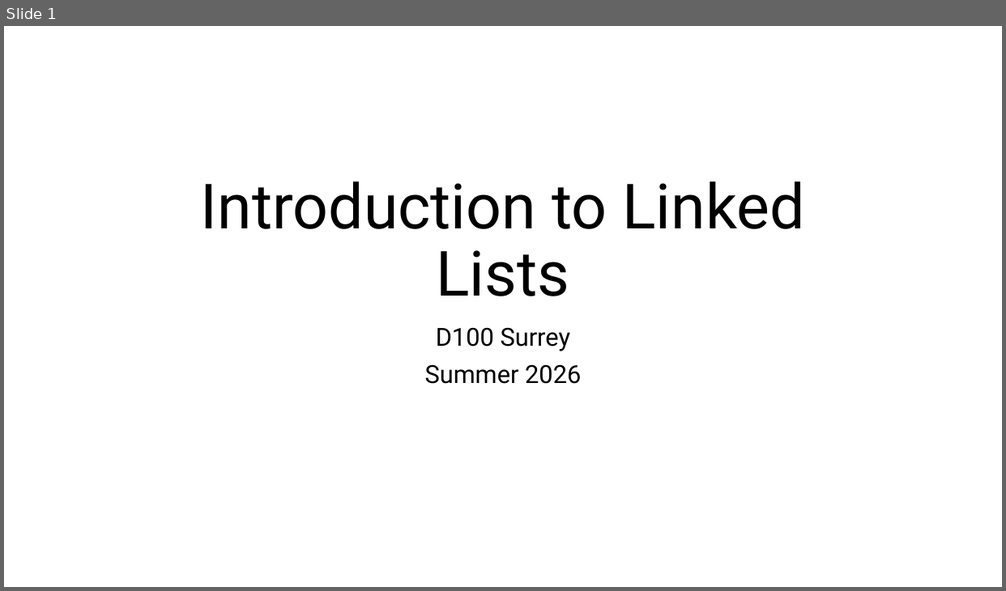
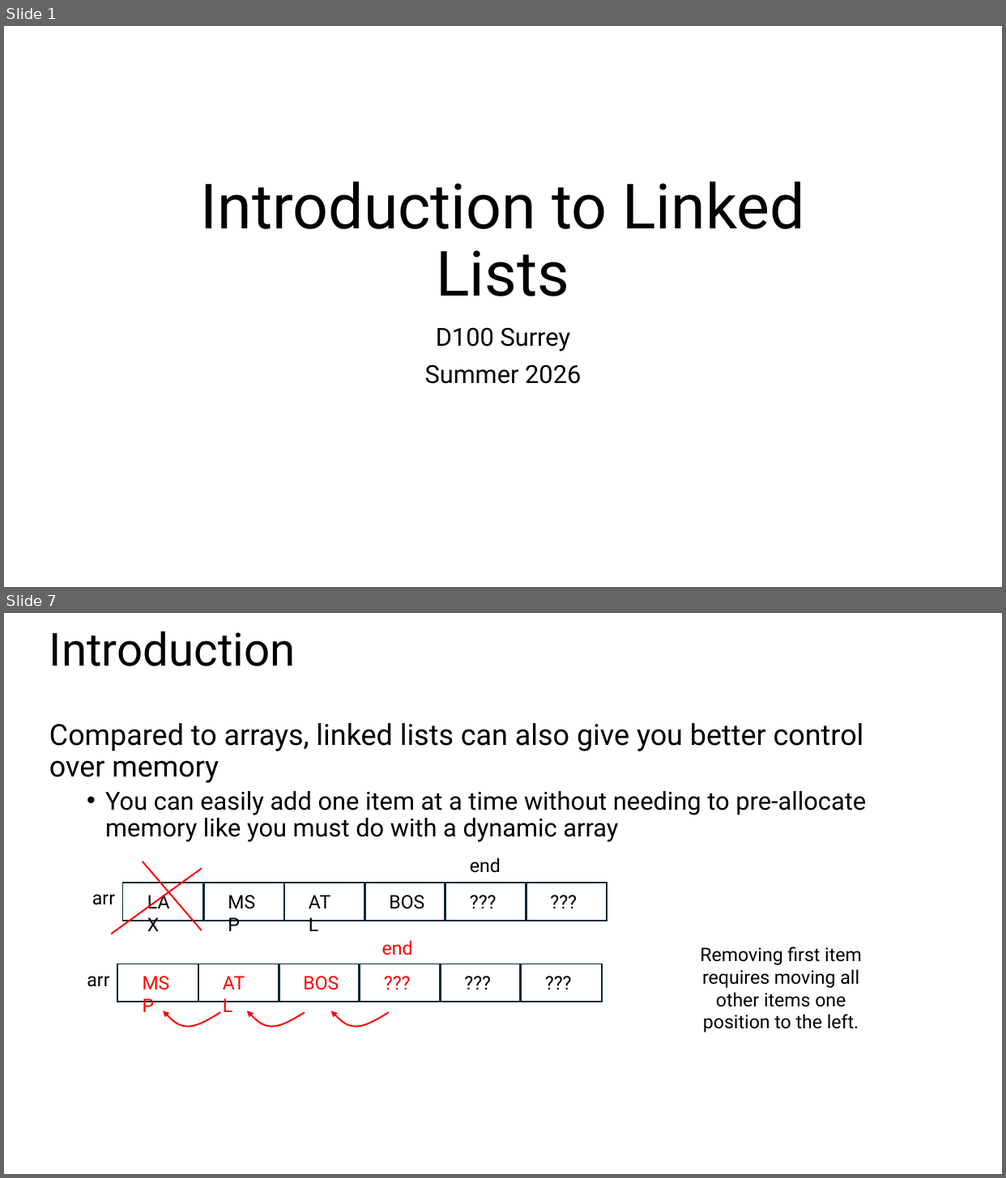
Before and after one commit to sotasota-sfu/cmpt225Summer2026, a slide deck: lectures/lecture2_3/lecture2.pptx. Shown one above the other, each under a label of ours: slide 1 before the commit, slides 1 and 7 after it; the slides between them are not shown. The pictures are 1006x591 and 1006x1178 pixels, drawn with LibreOffice and Linux fonts; fonts in the diff are those of the drawing. Boxes give left, top, right and bottom in pixels: in the first picture for what was removed or moved away, otherwise in the second. Text is boxed around its words. In the diff, an @@ line names an element or a change of style, - is before the commit and + after.

```diff
--- a/lectures/lecture2_3/lecture2.pptx
+++ b/lectures/lecture2_3/lecture2.pptx
@@ slide 7 added at [4, 613, 1002, 1174], background #FFFFFF @@
@@ title added at [49, 631, 296, 666], 44 pt, text #000000 @@
+Introduction
@@ text added at [49, 723, 866, 842], 24 pt, text #000000 @@
+Compared to arrays, linked lists can also give you better control over memory
+  • You can easily add one item at a time without needing to pre-allocate memory like you must do with a dynamic array
@@ line added from (111, 934) to (202, 868), #FF0000 1.5 pt @@
@@ line added from (202, 931) to (143, 862), #FF0000 1.5 pt @@
@@ text added at [470, 858, 501, 873], 18 pt, text #000000 @@
+end
@@ text added at [92, 894, 115, 905], 18 pt, text #000000 @@
+arr
@@ group added at [123, 883, 607, 921]: 6 rectangles, 6 texts @@
+LAX
+MSP
+ATL
+BOS
+???
+???
@@ text added at [382, 940, 413, 956], 18 pt, text #FF0000 @@
+end
@@ text added at [700, 947, 862, 1033], 18 pt, text #000000 @@
+Removing first item requires moving all other items one position to the left.
@@ text added at [87, 976, 109, 987], 18 pt, text #000000 @@
+arr
@@ group added at [117, 964, 602, 1003]: 6 rectangles, 6 texts @@
+MSP
+ATL
+BOS
+???
+???
+???
@@ freeform shape added at [163, 1012, 220, 1027], outline #FF0000 1.5 pt @@
@@ freeform shape added at [247, 1012, 305, 1027], outline #FF0000 1.5 pt @@
@@ freeform shape added at [331, 1012, 389, 1027], outline #FF0000 1.5 pt @@
```
Also in this commit, not shown: 5 slides changed, 3 other slides added, 24 other files.
